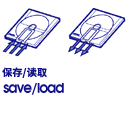
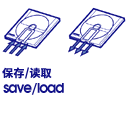
Layers edited between the first and the second 128 × 128 image:
painted on "保存/读取" over box(2, 67, 52, 79)
